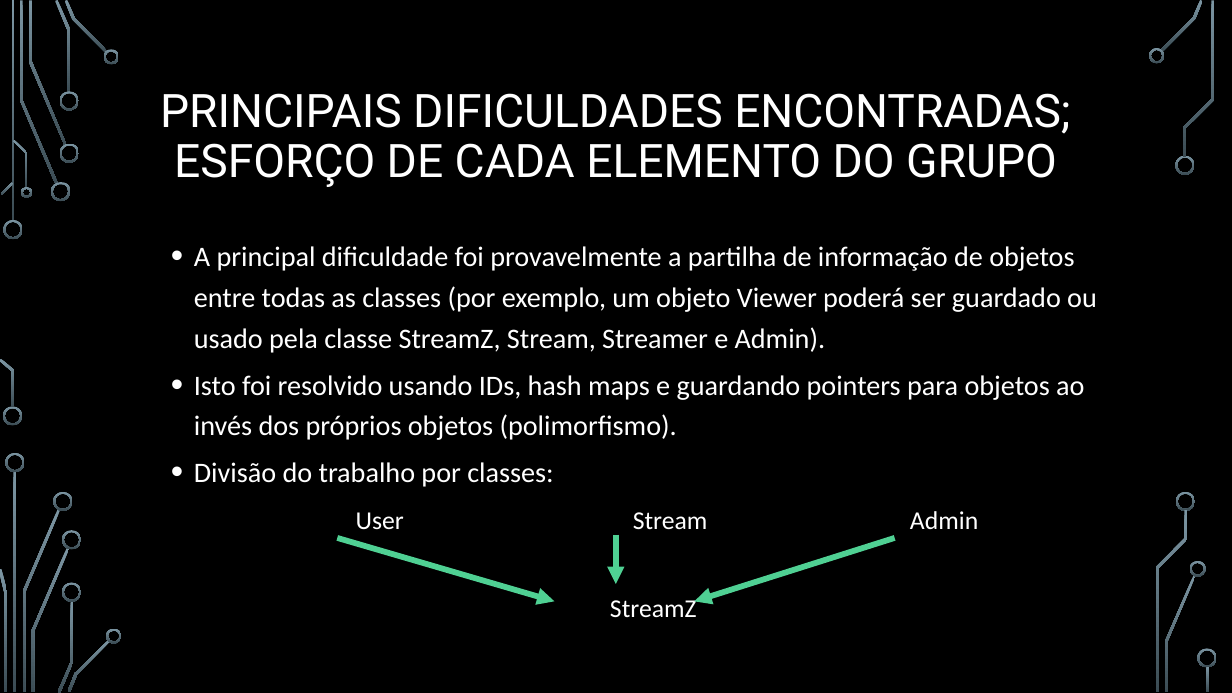
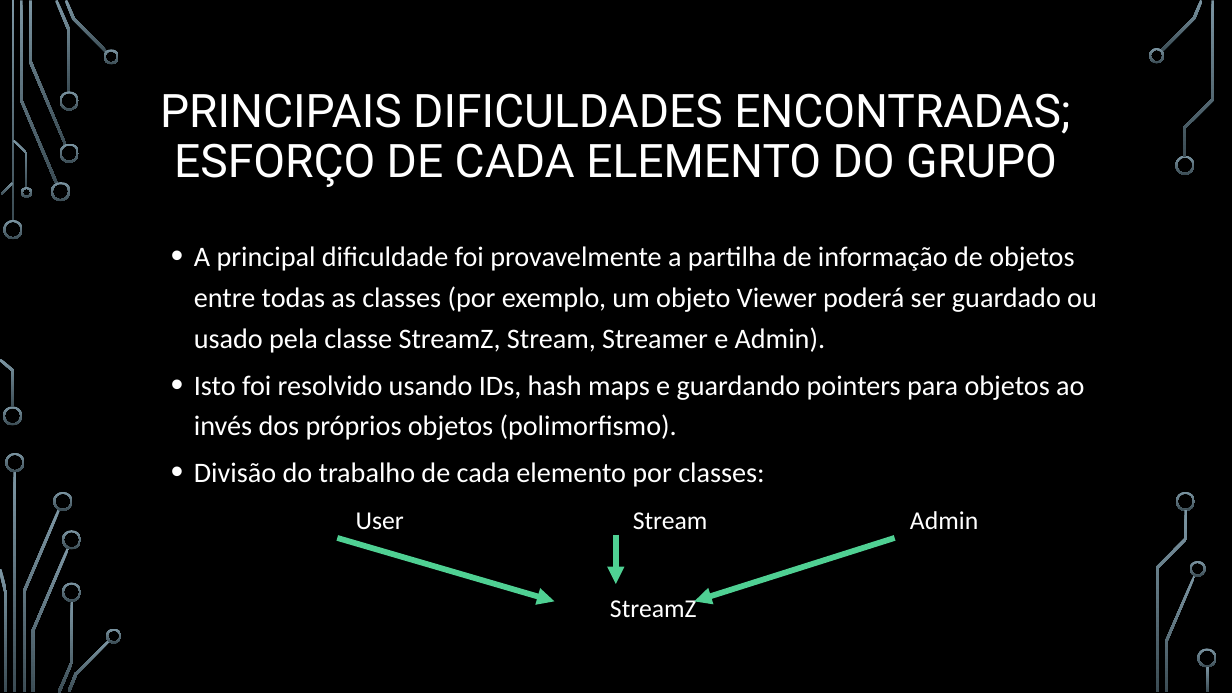
Before and after one commit to BrunoRosendo/StreamZ-AEDA-proj-, a slide deck: slide 15 of StreamZ.pptx. Drawn at 1232x693 pixels with LibreOffice and Linux fonts; fonts in the diff are those of the drawing; background and template pictures are left out. Boxes give left, top, right and bottom in pixels: in the first picture for what was removed or moved away, otherwise in the second. Text is boxed around its words. In the diff, an @@ line names an element or a change of style, - is before the commit and + after.

Commit message:
updated

```diff
--- a/StreamZ.pptx
+++ b/StreamZ.pptx
@@ text at box(194, 462, 764, 487): text changed @@
-  • Divisão do trabalho por classes:
+  • Divisão do trabalho de cada elemento por classes:
```
